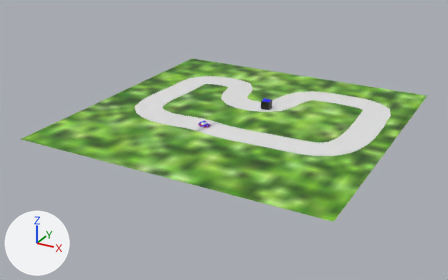
The Blender file Blender/road1.blend: old version first, new version second.
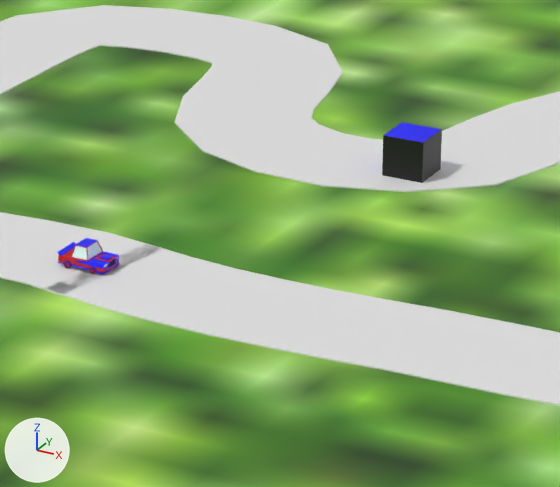
Each version is shown whole from a camera (50 mm lens) standing at (60.7, -108.9, 52.3) and looking at (-2.3, 5.8, -5.0), then close up on the part from 42% to 66% of the width and 27% to 60% of the height. The lights are fixed; the arrows at lower left show +X, +Y and +Z.

The scene before the commit, as lines of its bpy script (objects in view):
```python
me_cube_001 = bpy.data.meshes.new('Cube.001')
me_cube_001.from_pydata(...)  # a box spanning x -1.0..1.0, y -1.0..1.0, z -1.0..1.0
me_cube_001.materials.append(mat_material_003)  # picture img_black
me_id56 = bpy.data.meshes.new('ID56')
me_id56.from_pydata(...)  # 359 vertices, 354 faces; spans x -69.0..69.0, y -50.0..50.0, z -118.0..118.0
# faces by material slot: [10, 182, 162]
me_id56.materials.append(mat_glass)  # picture img_untitled5_png
me_id56.materials.append(mat_car_body_1)  # picture img_untitled4_png
me_id56.materials.append(mat_car_body)  # picture img_untitled2_png
me_plane_001 = bpy.data.meshes.new('Plane.001')
me_plane_001.from_pydata(...)  # 4 vertices, 1 face; spans x -34.5..34.5, y -34.5..34.5, z 0.0
me_plane_001.materials.append(mat_material)  # picture img_grass_jpg
ob_body = bpy.data.objects.new('body', me_id56)
ob_body.parent = ob_car
ob_body.location = (3.746, 28.09, -15.01)
ob_body.rotation_euler = (0.00918, 0.0, 0.0)  # degrees (0.5, 0, 0)
ob_cube_001 = bpy.data.objects.new('Cube.001', me_cube_001)
ob_cube_001.location = (3.0, 17.0, 1.0)
ob_plane = bpy.data.objects.new('Plane', me_plane_001)
ob_plane.location = (0.0, 10.0, 0.0)
# also in view: 'Road' at (2.2, 15.5, 0.0)
```
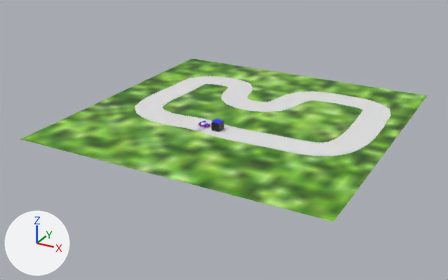
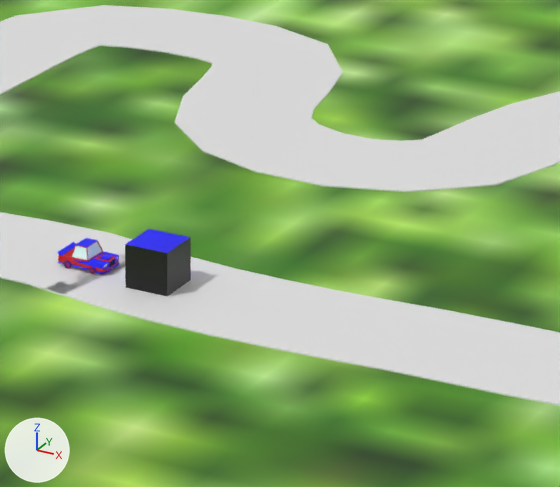
Pixel boxes (x1, y1, x2, y2) of what changed, in the close-ups (560 x 487 px):
'Cube.001', moved
    before: (382, 122, 442, 183)
    after: (125, 229, 191, 296)

The edits, one by one:
Object 'Cube.001' (ob_cube_001) moves from (3.0, 17.0, 1.0) to (-0.67, -0.07, 1.0).
